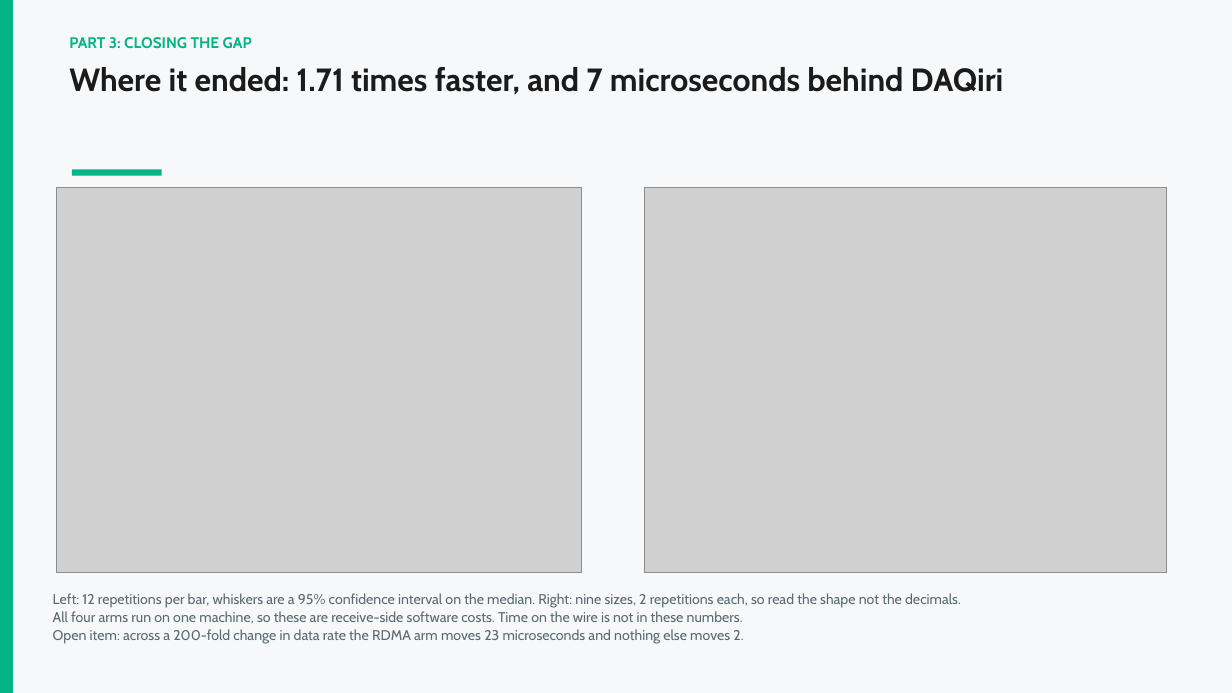
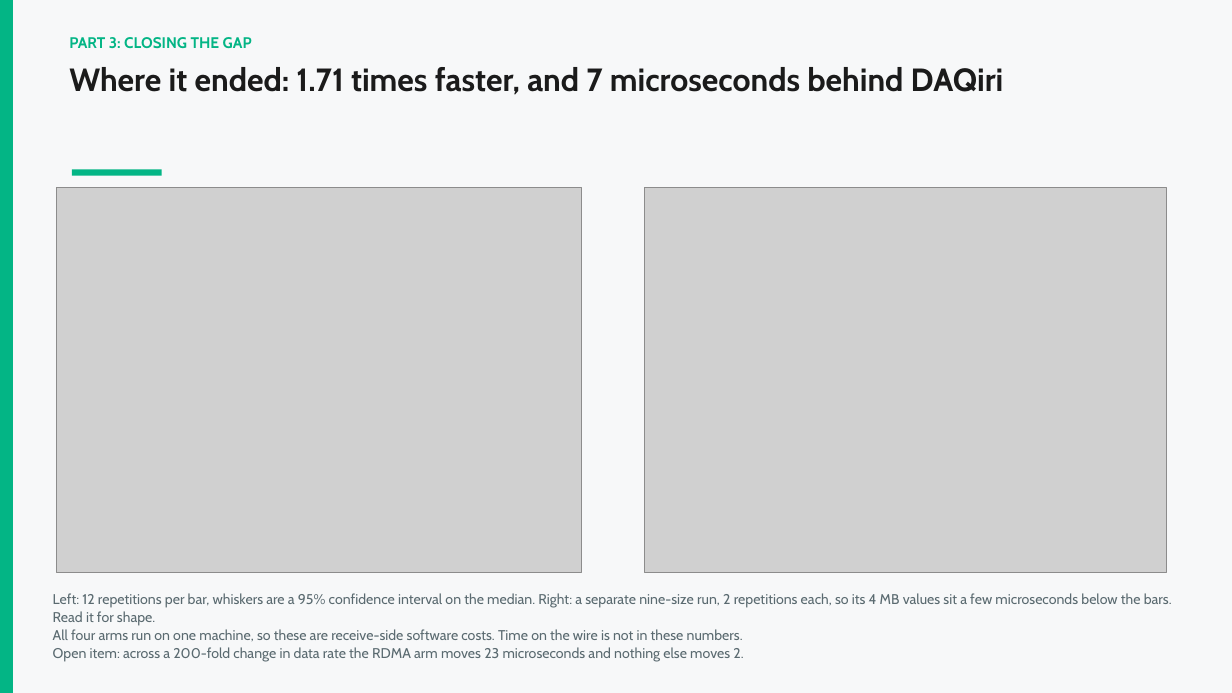
Before and after one commit to dvthomas01/DAQIRI_v_GRPC, a slide deck: slide 13 of presentation/Intern_showcase_Dami.pptx. Drawn at 1232x693 pixels with LibreOffice and Linux fonts; fonts in the diff are those of the drawing; grey boxes stand for pictures. Boxes give left, top, right and bottom in pixels: in the first picture for what was removed or moved away, otherwise in the second. Text is boxed around its words. In the diff, an @@ line names an element or a change of style, - is before the commit and + after.

```diff
--- a/presentation/Intern_showcase_Dami.pptx
+++ b/presentation/Intern_showcase_Dami.pptx
@@ text at (53,593,1172,626): text changed @@
-Left: 12 repetitions per bar, whiskers are a 95% confidence interval on the median. Right: nine sizes, 2 repetitions each, so read the shape not the decimals.
+Left: 12 repetitions per bar, whiskers are a 95% confidence interval on the median. Right: a separate nine-size run, 2 repetitions each, so its 4 MB values sit a few microseconds below the bars. Read it for shape.
```
Also in this commit, not shown: 4 other files.
